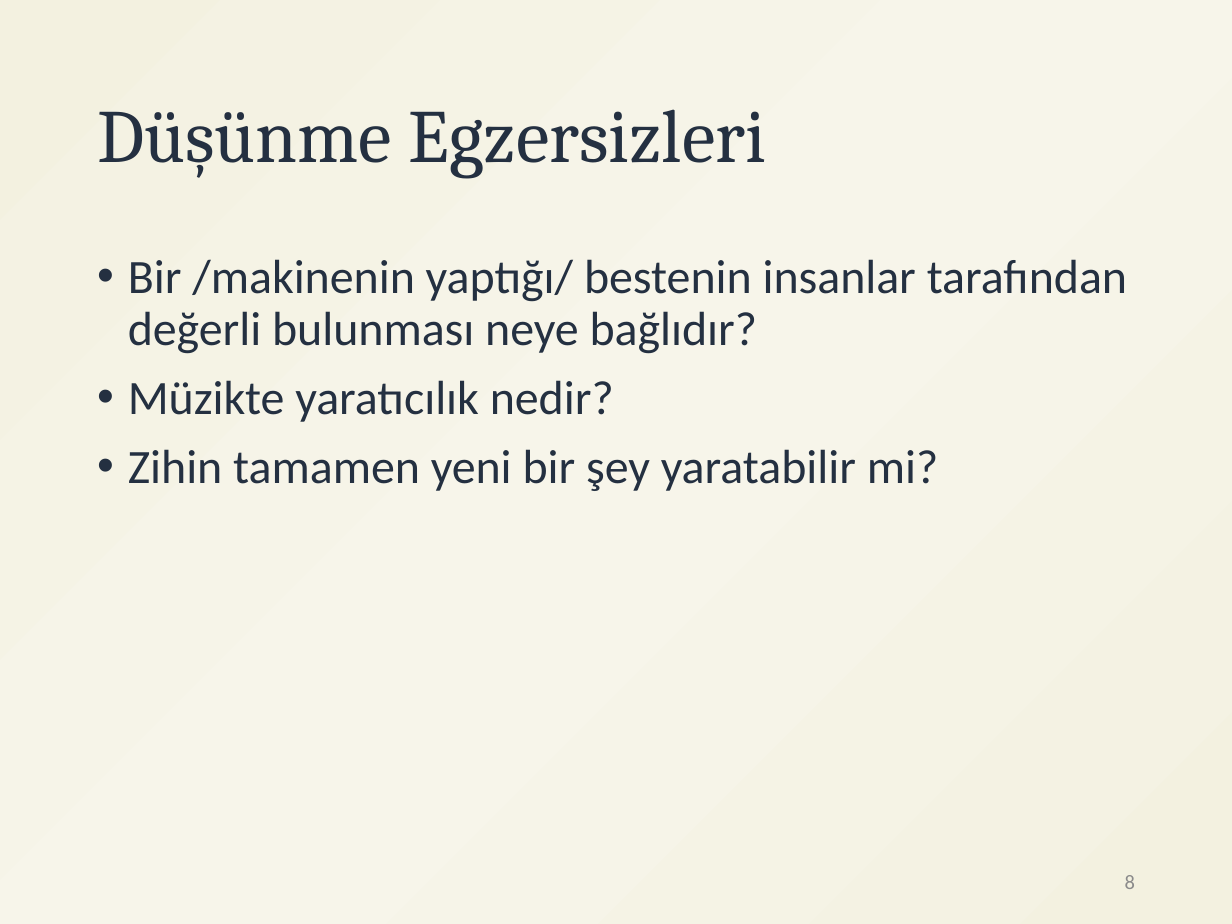
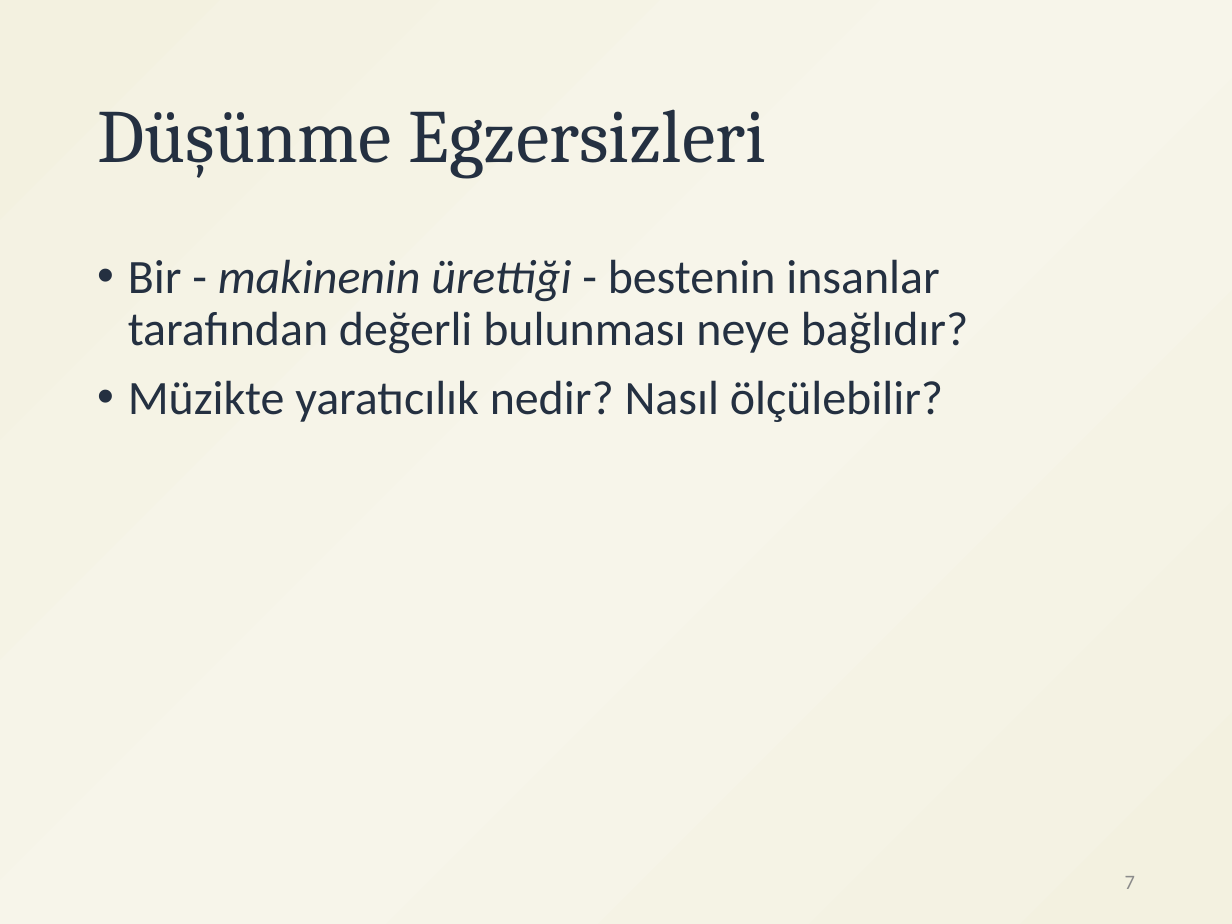
Before and after one commit to ihpar/katip, a slide deck: slide 7 of assets/DL_GUI.pptx (slide 8 before the commit). Drawn at 1232x924 pixels with LibreOffice and Linux fonts; fonts in the diff are those of the drawing. Boxes give left, top, right and bottom in pixels: in the first picture for what was removed or moved away, otherwise in the second. Text is boxed around its words. In the diff, an @@ line names an element or a change of style, - is before the commit and + after.

```diff
--- a/assets/DL_GUI.pptx
+++ b/assets/DL_GUI.pptx
@@ text at (x1=128, y1=259, x2=968, y2=422): text changed @@
-• Bir /makinenin yaptığı/ bestenin insanlar tarafından değerli bulunması neye bağlıdır?
-• Müzikte yaratıcılık nedir?
-• Zihin tamamen yeni bir şey yaratabilir mi?
+• Bir - makinenin ürettiği - bestenin insanlar tarafından değerli bulunması neye bağlıdır?
+• Müzikte yaratıcılık nedir? Nasıl ölçülebilir?
@@ page number at (x1=1125, y1=876, x2=1135, y2=889): text changed @@
-8
+7
```
Also in this commit, not shown: 1 other slide changed, 1 slide removed, 4 other files.
